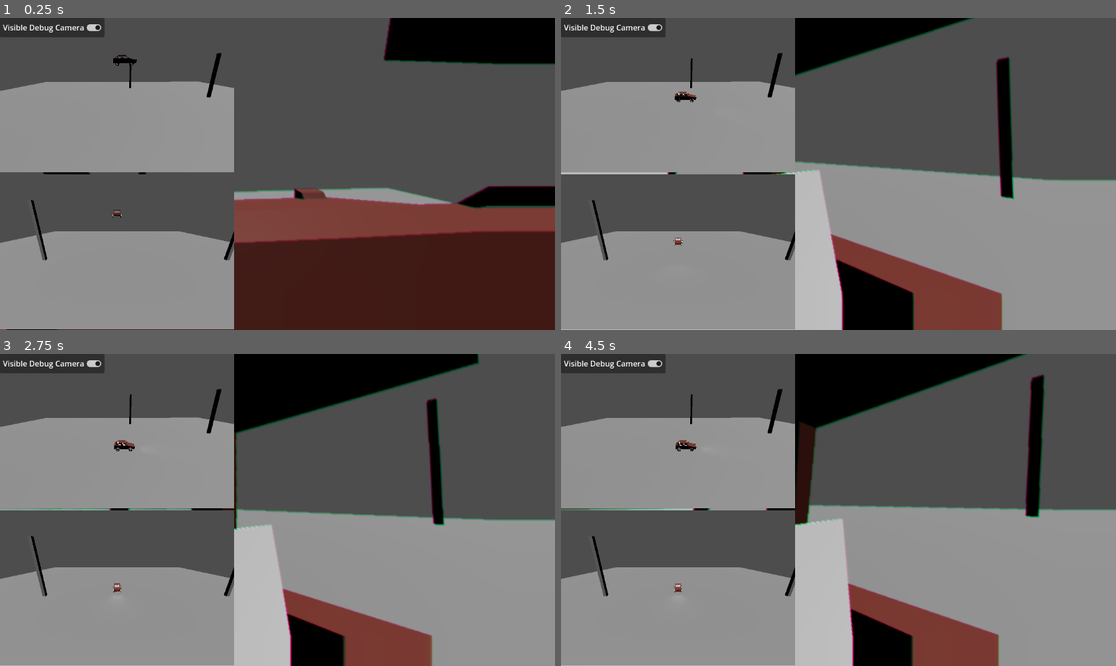
Above: before the commit, frames 1-4 (two rows, left to right).
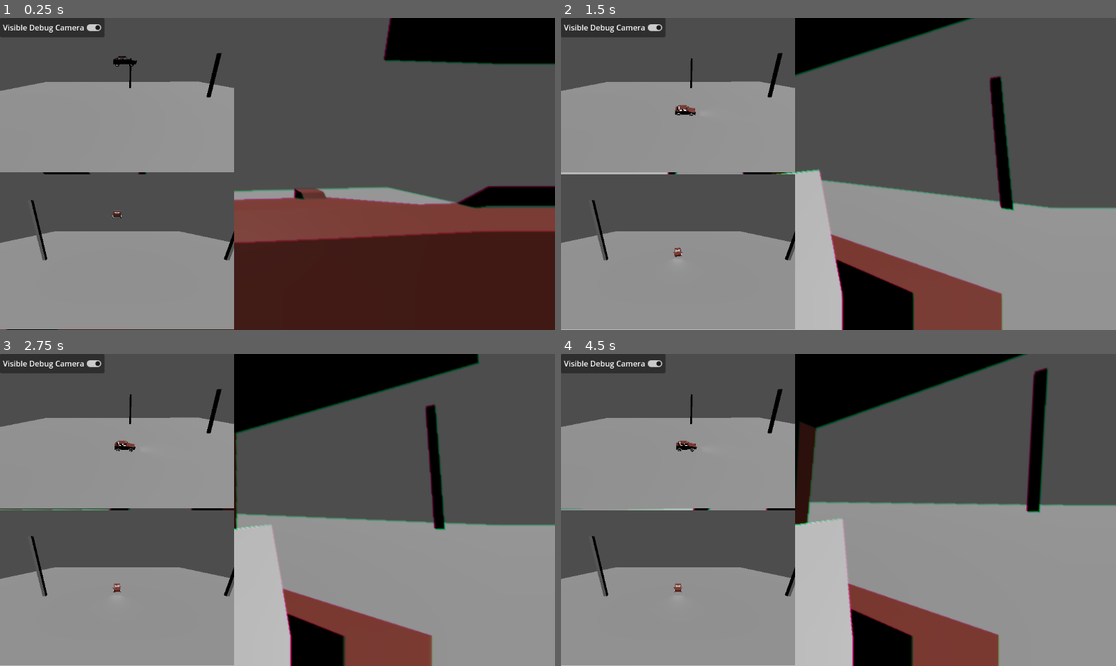
Above: after the commit, the same moments.

Repository: 45DegreeAngl/Code-for-cause
Game: Godot game, scene res://Prefabs/Player/debug_level.tscn
Two runs of this game, one before a commit and one after it. Both use one fixed random seed, a clock stepped at 60 frames per second and the inputs below.
Inputs (mouse positions are in pixels of both pictures, inside the frame that each line leads up to):
- Up to frame 1 (0.25 s): no input
- Up to frame 2 (1.5 s): tap Enter (Enter) at 0.5 s; move the mouse to (866, 174) at 0.52 s; hold Page Up (Page Up) from 0.53 s (still down); tap 0 (0) at 0.6 s; click (866, 174) at 0.67 s; tap 2 (2) at 0.8, 1.35 s; move the mouse to (810, 174) at 1.27 s
- Up to frame 3 (2.75 s): keep holding Page Up (Page Up); tap 5 (5) at 1.55, 2.1 s; move the mouse to (288, 503) at 2.02 s; tap 8 (8) at 2.3 s
- Up to frame 4 (4.5 s): keep holding Page Up (Page Up); move the mouse to (832, 516) at 2.77 s; tap 8 (8) at 2.85 s; click (832, 516) at 2.92 s; tap 0 (0) at 3.05, 3.6 s; move the mouse to (877, 513) at 3.52 s; tap 2 (2) at 3.8 s; move the mouse to (794, 506) at 4.27 s; tap 1 (1) at 4.35 s

The runs differ from the first frame. In frame 1, 0.3% of the frame differs, in the area x 20-83%, y 11-65%; in frame 2, 5.6%, in the area x 20-100%, y 3-77%; in frame 3, 1.7%; in frame 4, 1.7%.

Commit message:
Tweaked Car settings

Diff:
--- a/Prefabs/Player/Player Car.tscn
+++ b/Prefabs/Player/Player Car.tscn
@@ -367,6 +367,7 @@
 
 [node name="Car_2" type="VehicleBody3D"]
 transform = Transform3D(1, 0, 0, 0, 1, 0, 0, 0, 1, 0, 0, -0.392039)
+gravity_scale = 2.0
 center_of_mass_mode = 1
 center_of_mass = Vector3(0, 0, -1.1)
 script = ExtResource("1_1nk5a")
@@ -384,7 +385,7 @@
 [node name="Back_Left" type="VehicleWheel3D" parent="."]
 transform = Transform3D(1, 0, 0, 0, 1, 0, 0, 0, 1, -1.56473, -0.0467228, 0.692075)
 use_as_traction = true
-suspension_travel = 0.05
+suspension_travel = 0.08
 suspension_stiffness = 80.0
 
 [node name="Back_Left" type="MeshInstance3D" parent="Back_Left"]
@@ -394,7 +395,7 @@
 [node name="Back_Right" type="VehicleWheel3D" parent="."]
 transform = Transform3D(1, 0, 0, 0, 1, 0, 0, 0, 1, 1.37882, -0.0467228, 0.692075)
 use_as_traction = true
-suspension_travel = 0.05
+suspension_travel = 0.08
 suspension_stiffness = 80.0
 
 [node name="Back_Right" type="MeshInstance3D" parent="Back_Right"]
@@ -405,7 +406,7 @@
 transform = Transform3D(1, 0, 0, 0, 1, 0, 0, 0, 1, 1.37559, -0.0467228, -3.07874)
 use_as_traction = true
 use_as_steering = true
-suspension_travel = 0.05
+suspension_travel = 0.08
 suspension_stiffness = 80.0
 
 [node name="Front_Right" type="MeshInstance3D" parent="Front_Right"]
@@ -416,7 +417,7 @@
 transform = Transform3D(1, 0, 0, 0, 1, 0, 0, 0, 1, -1.36333, -0.0467228, -3.07874)
 use_as_traction = true
 use_as_steering = true
-suspension_travel = 0.05
+suspension_travel = 0.08
 suspension_stiffness = 80.0
 
 [node name="Front_Left" type="MeshInstance3D" parent="Front_Left"]
